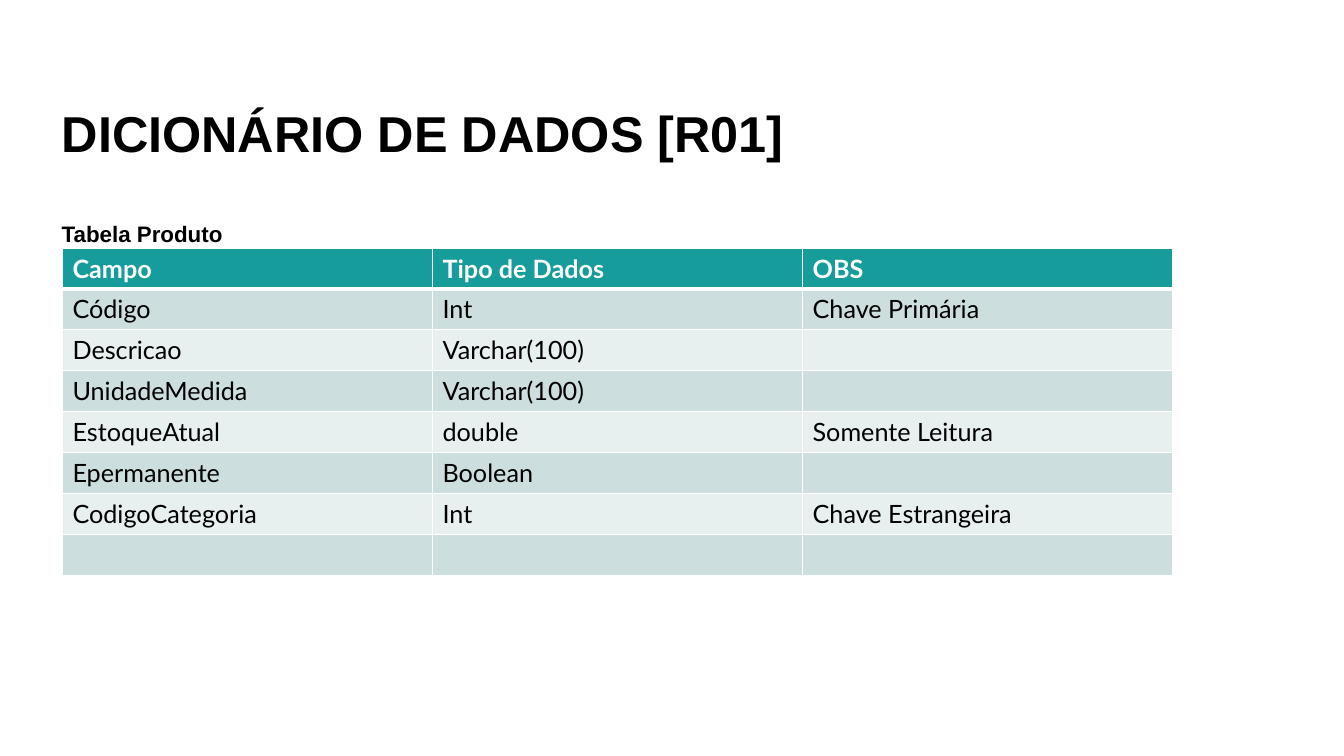
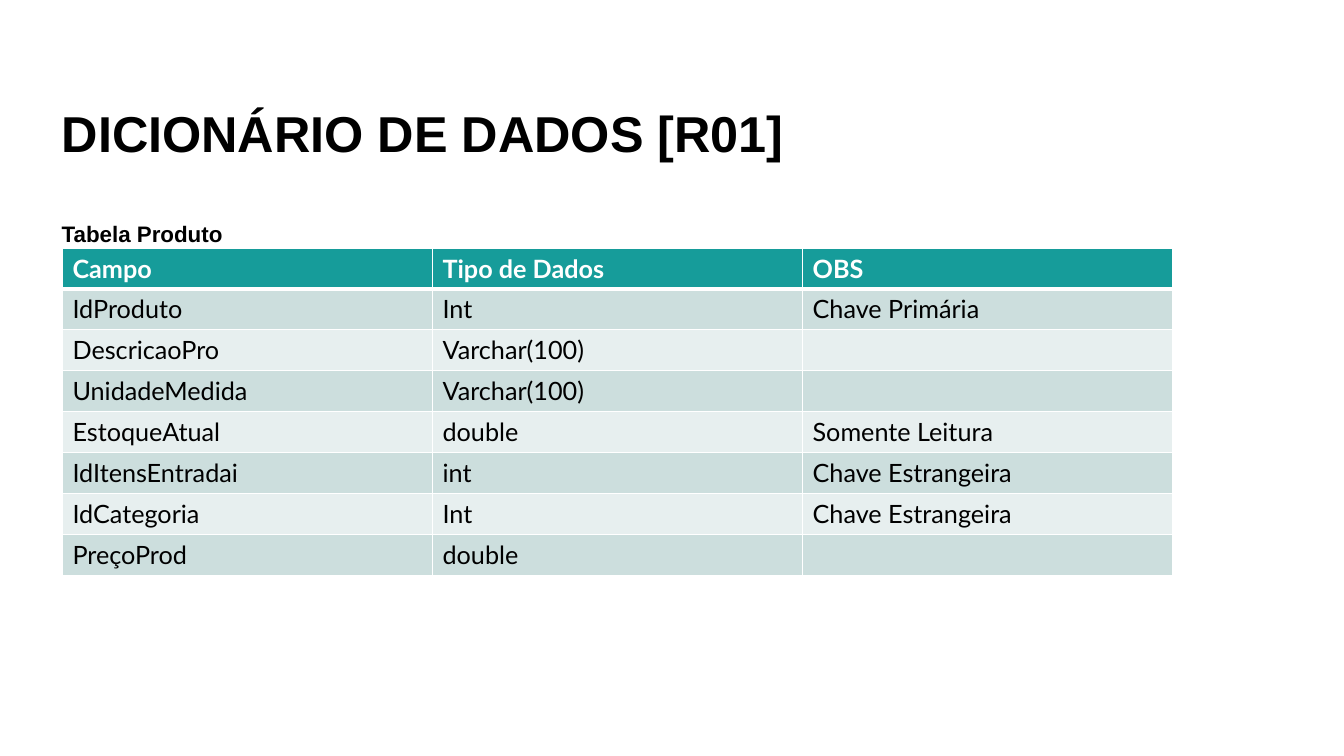
Before and after one commit to cauan1746/almoxarifadoCavinques, a slide deck: slide 15 of Documentacao/ModelagemSistema_TemplateInicial.pptx. Drawn at 1344x756 pixels with LibreOffice and Linux fonts; fonts in the diff are those of the drawing. Boxes give left, top, right and bottom in pixels: in the first picture for what was removed or moved away, otherwise in the second. Text is boxed around its words. In the diff, an @@ line names an element or a change of style, - is before the commit and + after.

```diff
--- a/Documentacao/ModelagemSistema_TemplateInicial.pptx
+++ b/Documentacao/ModelagemSistema_TemplateInicial.pptx
@@ table at bbox=[63, 248, 1173, 575] @@
-row 2, column 1: Código
+row 2, column 1: IdProduto
-row 3, column 1: Descricao
+row 3, column 1: DescricaoPro
-row 6: Epermanente | Boolean | 
+row 6: IdItensEntradai | int | Chave Estrangeira
-row 7, column 1: CodigoCategoria
+row 7, column 1: IdCategoria
-row 8, column 1: 
+row 8, column 1: PreçoProd
-row 8, column 2: 
+row 8, column 2: double
```
Also in this commit, not shown: 4 other slides changed, 7 slides added, 2 slides removed, 2 other files.
